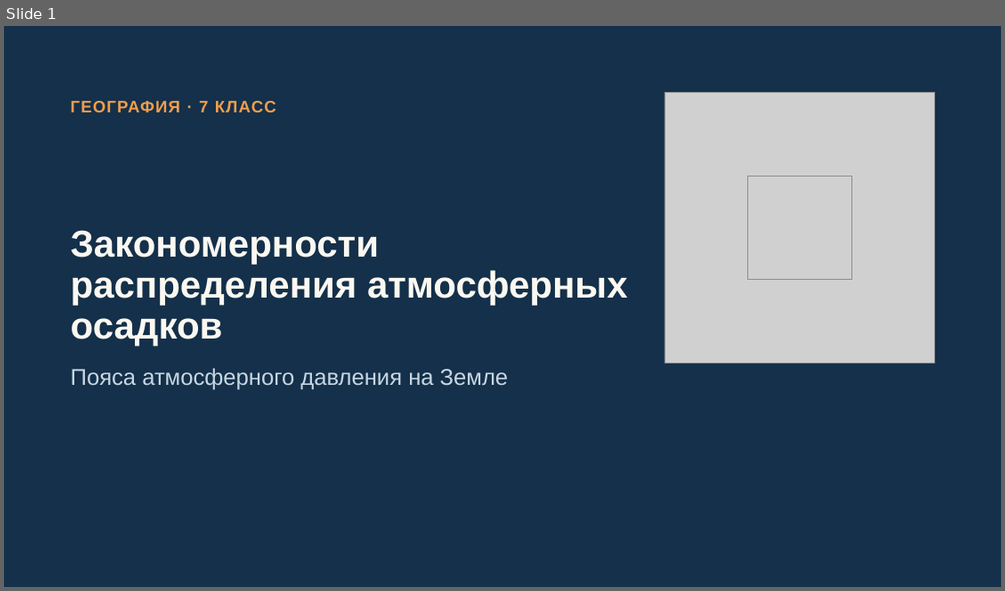
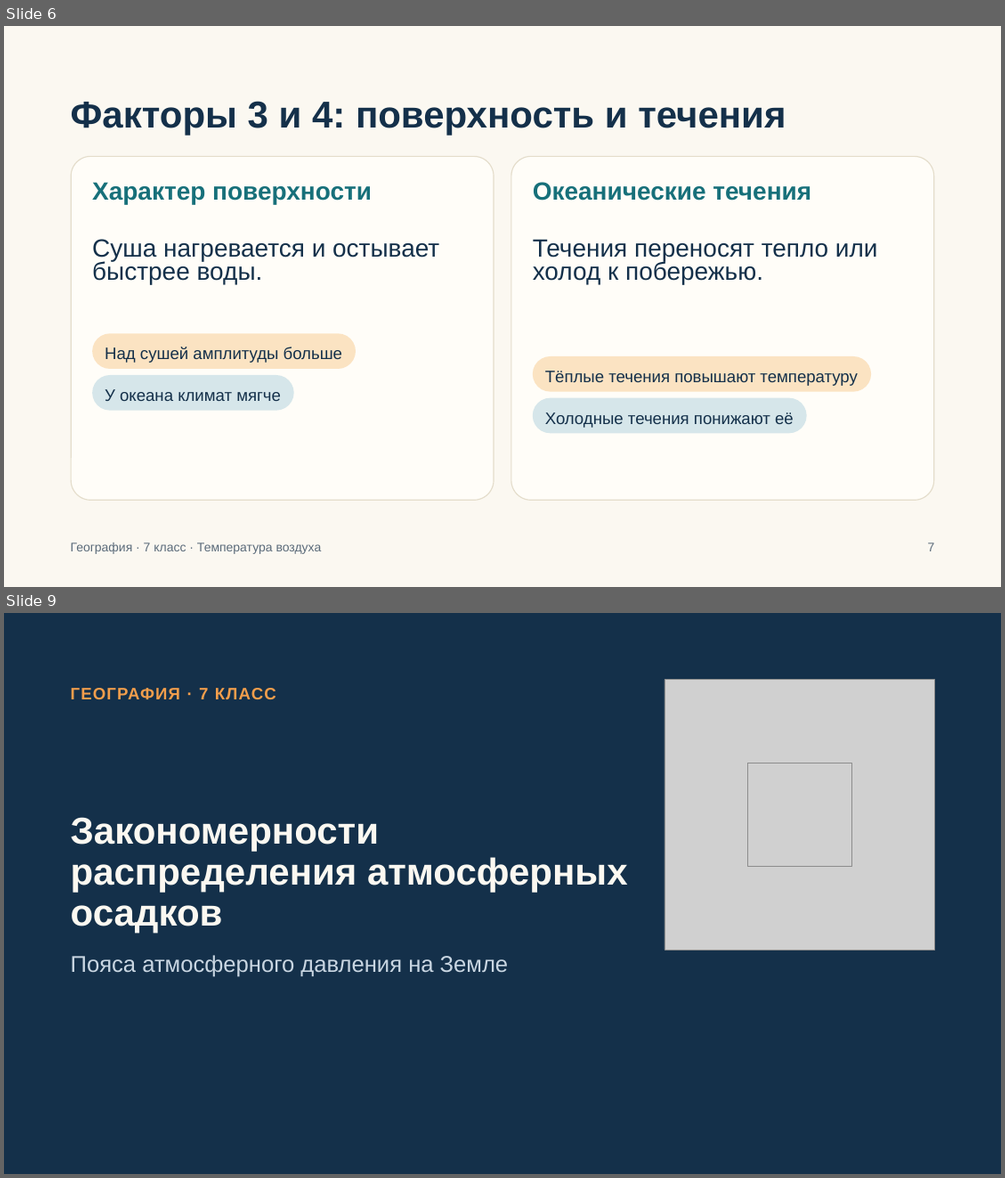
Before and after one commit to nmchv/web_wiki, a slide deck: files/slides/7/mv715b7i4z6-temperatura-osadki-davlenie.pptx. Shown one above the other, each under a label of ours: slide 1 before the commit, slides 6 and 9 after it; the slides between them are not shown. The pictures are 1005x591 and 1005x1178 pixels, drawn with LibreOffice and Linux fonts; fonts in the diff are those of the drawing; grey boxes stand for pictures. Boxes give left, top, right and bottom in pixels: in the first picture for what was removed or moved away, otherwise in the second. Text is boxed around its words. In the diff, an @@ line names an element or a change of style, - is before the commit and + after.

Commit message:
Загрузка: Температура. Осадки. Давление

```diff
--- a/files/slides/7/mv715b7i4z6-temperatura-osadki-davlenie.pptx
+++ b/files/slides/7/mv715b7i4z6-temperatura-osadki-davlenie.pptx
@@ slide 6 added at (4,26,1001,587), background #FBF8F1 @@
@@ title added at (71,101,785,135), 36 pt, text #14304A, bold @@
+Факторы 3 и 4: поверхность и течения
@@ rounded rectangle added at (72,156,494,499), fill #FFFDF8, outline #E4DDCB 1 pt @@
@@ rounded rectangle added at (511,156,933,499), fill #FFFDF8, outline #E4DDCB 1 pt @@
@@ text added at (92,182,372,204), 24 pt, text #17707A, bold @@
+Характер поверхности
@@ text added at (533,182,811,200), 24 pt, text #17707A, bold @@
+Океанические течения
@@ text added at (92,239,439,284), 24 pt, text #14304A @@
+Суша нагревается и остывает быстрее воды.
@@ text added at (533,239,878,284), 24 pt, text #14304A @@
+Течения переносят тепло или холод к побережью.
@@ rounded rectangle added at (92,333,356,369), fill #FBE3C2 @@
@@ text added at (105,346,342,362), 16 pt, text #14304A @@
+Над сушей амплитуды больше
@@ rounded rectangle added at (533,356,872,392), fill #FBE3C2 @@
@@ text added at (545,370,857,386), 16 pt, text #14304A @@
+Тёплые течения повышают температуру
@@ rounded rectangle added at (92,375,294,410), fill #D6E6EA @@
@@ text added at (105,389,281,401), 16 pt, text #14304A @@
+У океана климат мягче
@@ rounded rectangle added at (533,398,807,433), fill #D6E6EA @@
@@ text added at (545,412,793,427), 16 pt, text #14304A @@
+Холодные течения понижают её
@@ text added at (71,542,322,554), 12 pt, text #5B6B7A @@
+География · 7 класс · Температура воздуха
@@ text added at (928,542,935,551), 12 pt, text #5B6B7A @@
+7
@@ what was slide 1 is now slide 9 @@
```
Also in this commit, not shown: 1 slide changed, 7 other slides added.
